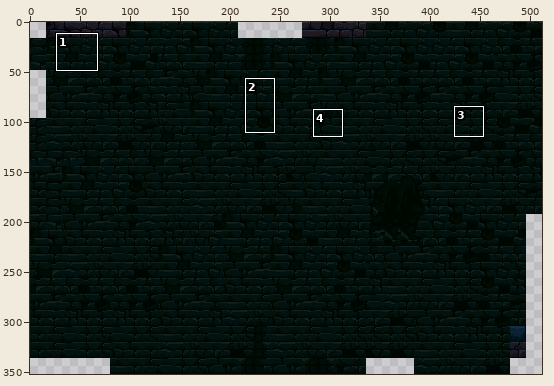
Sprite sheet, stored at night-knight/images/bg2.png. The picture above shows the old version from afar; the outline marks the close-up.
Close-up. Before the commit:
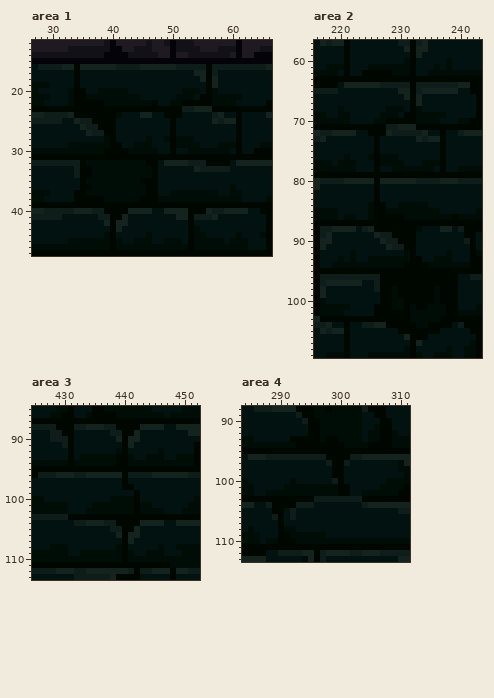
The file is 512x352 pixels. Colours within 5 levels of each other are drawn and written as one. Shown: area 1: x 27..66, y 12..47; area 2: x 216..243, y 57..109; area 3: x 425..452, y 85..113; area 4: x 284..311, y 88..113. The commit also changed other parts of the picture, which this record leaves out.
The same view after the edit:
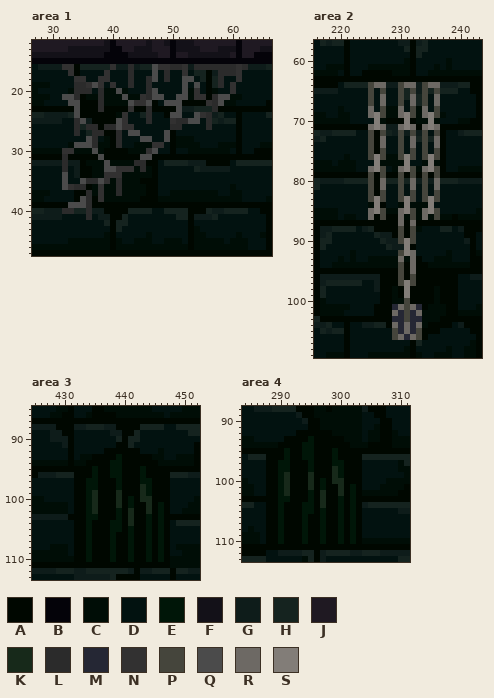
Palette (. is transparent): A #000700  B #040309  C #000d06  D #021210  E #001608  F #131118  G #0e1c1a  H #15231f  J #1f1922  K #17291a  L #2b2b2b  M #252734  N #323131  P #45453c  Q #4b4b4b  R #6d6964  S #827d78
Diff:
Changed rows in their new state; - is an unchanged pixel.
Area 1:
first column x 32:
16 NN------N--L---QNNLLN-LLLLLLLNL
17 -N-----N---L---Q-L--N-----LLLN-
18 --NN--NN---L--LQ-L--QQ----L--N-
19 --LLNQN-N--L--L-----Q-Q---L-N--
20 --LLL-L--Q----LQ----Q-N-----N--
21 QQL---L---Q--NLQQ--QQ-NN-LQQ---
22 -QQ---L----QNNQ--QQQ----NLQ----
23 --Q---L----N--L----Q-----L-----
24 --Q-------N---L---QQ--QNL------
25 --LQ-----QN---L---NLLQQ-L------
26 --L-LL-LLQNN------LL----L------
27 --L--LL--L-QQ----Q-------------
28 ----QL---L---QQ--Q-------------
29 --QQQL---L-----NN--------------
30 NN---Q--------NQ---------------
31 L-----Q------QQ----------------
32 L------Q----LL-----------------
33 L------QQNNN-L-----------------
34 Q------NNN---------------------
35 Q--QLLQN-L---------------------
36 QNLL--N--L---------------------
37 ----L-N--L---------------------
38 ---QL-N------------------------
39 -QQQL--------------------------
40 LL--L--------------------------
41 ----L--------------------------
Area 2:
first column x 225:
 64 PRR--PRR-PRR
 65 P-P--P-P-P-P
 66 P-R--P-R-P-R
 67 P-R--P-R-P-R
 68 R-P--R-P-R-P
 69 RSP--RSP-RSP
 70 -S----S---S-
 71 RSR--RSR-RSR
 72 P-P--P-P-P-P
 73 P-R--P-R-P-R
 74 P-R--P-R-P-R
 75 P-P--P-P-P-P
 76 PSP--PSP-PSP
 77 -S----S---S-
 78 RSP--RSP-RSP
 79 P-P--P-P-P-P
 80 P-R--P-R-P-R
 81 P-R--P-R-P-R
 82 P-P--P-P-P-P
 83 PSP--PSP-PSP
 84 -S----S---S-
 85 RSP--RSP-RSP
 86 R-P--R-P-R-P
 87 -----R-R----
 88 -----P-P----
 89 -----P-P----
 90 -----PSP----
 91 ------S-----
 92 -----PSR----
 93 -----R-R----
 94 -----P-R----
 95 -----P-R----
 96 -----P-P----
 97 -----PSP----
 98 ------S-----
 99 ------S-----
100 ------P-----
101 ----MRPRM---
102 ----RMPMR---
103 ----MMPMM---
104 ----RMRMR---
105 ----PMRMP---
106 ----PRMRP---
Area 3:
first column x 432:
 91 -------A--------
 92 -----AAA-AA-----
 93 ---AAAAE-AAAA---
 94 --AAAAEE-AAAAA--
 95 ---E--EE---E----
 96 AAAEAAEE-AAEAAAA
 97 AAEEAAAE-AAEEAAA
 98 AAEEAAAE--AKEAAA
 99 AAEKAAAKAA-KEAAA
100 AAEKAAAKAE-KKAAA
101 AAEKAAAKAE-AKAEA
102 AAEKAAAEAK-AKAEA
103 --EE---E-K--E-E-
104 AAEAAAEE-K-AEAEA
105 AAEAAAEE-EAAEAEA
106 AAEAAAEA-EAAEAEA
107 AAEAAAEA-EAAEAEA
108 AAEAAAEA-EAAEAEA
109 AAEAAAEA-EAAEAEA
110 AAEAAAEA-EAAEAEA
Area 4:
first column x 288:
 92 -----AA--AA-----
 93 ---A---E-A--A---
 94 --AAA-EE-----A--
 95 ---E--EE---E----
 96 AAAEAAEEAA-E--AA
 97 AAEEAAAEAAAEEAAA
 98 AAEEAAAEAAAKEAAA
 99 AAEKAAAKAAAKEAAA
100 AAEKAAAKAEAKKAAA
101 AAEKAAAKAEAAK-EA
102 AAEKAAAEAKAAK-EA
103 --EE---EAKAAEAEA
104 A-E--AEEAKAAEAEA
105 A-EAAAEEAEAAEAEA
106 AAEAAAEAAEAAEAEA
107 AAEAAAEAAEAAEAEA
108 AAEAAAEAAEAAEAEA
109 AAE-AAEAAEAAEAEA
110 AAE--AEAAEAAEAEA
Changed places in both close-ups, as pixel boxes (x1, y1, x2, y2):
changed: (62, 64, 248, 220)
changed: (368, 82, 440, 340)
changed: (74, 442, 170, 562)
changed: (266, 430, 362, 544)
